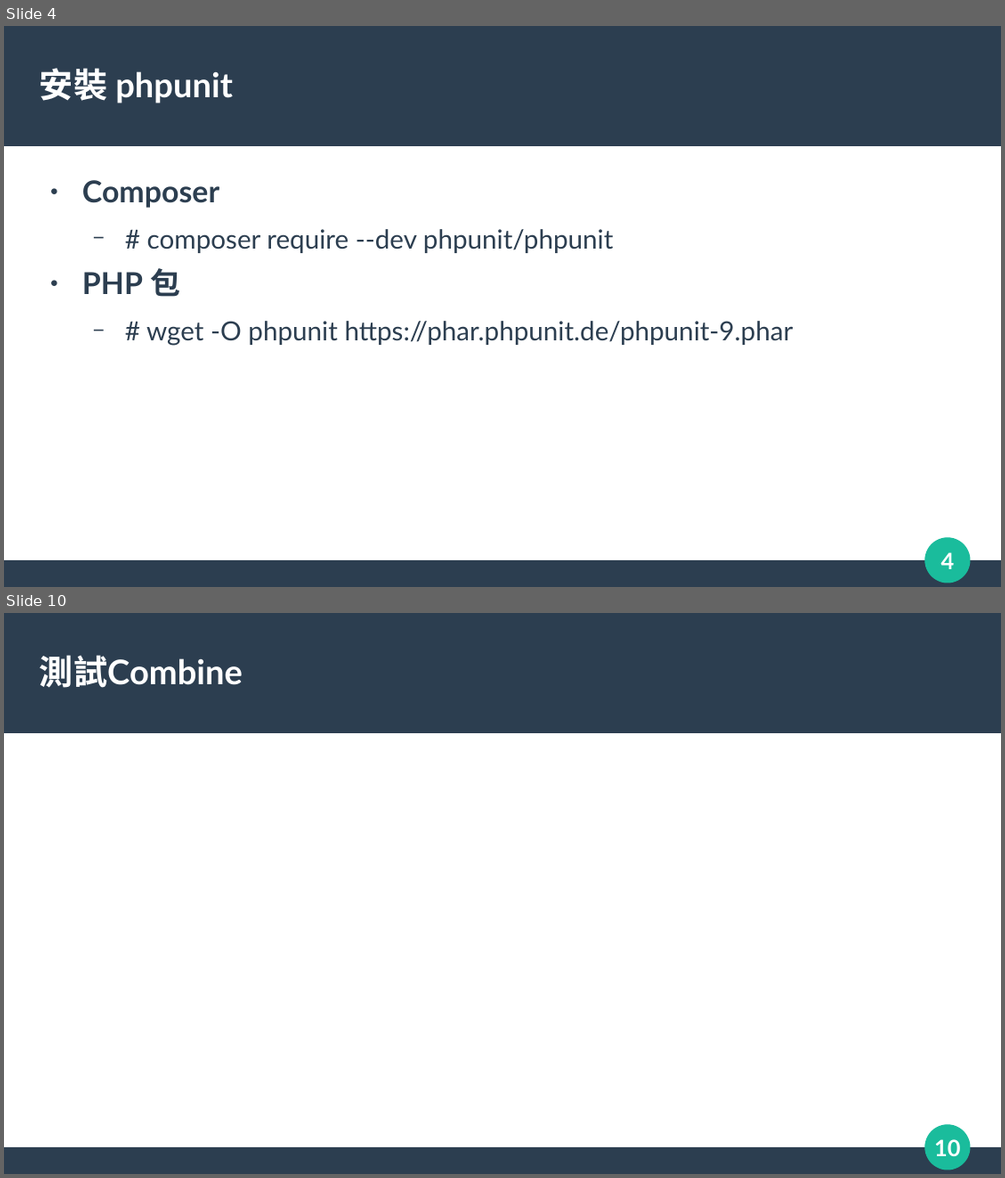
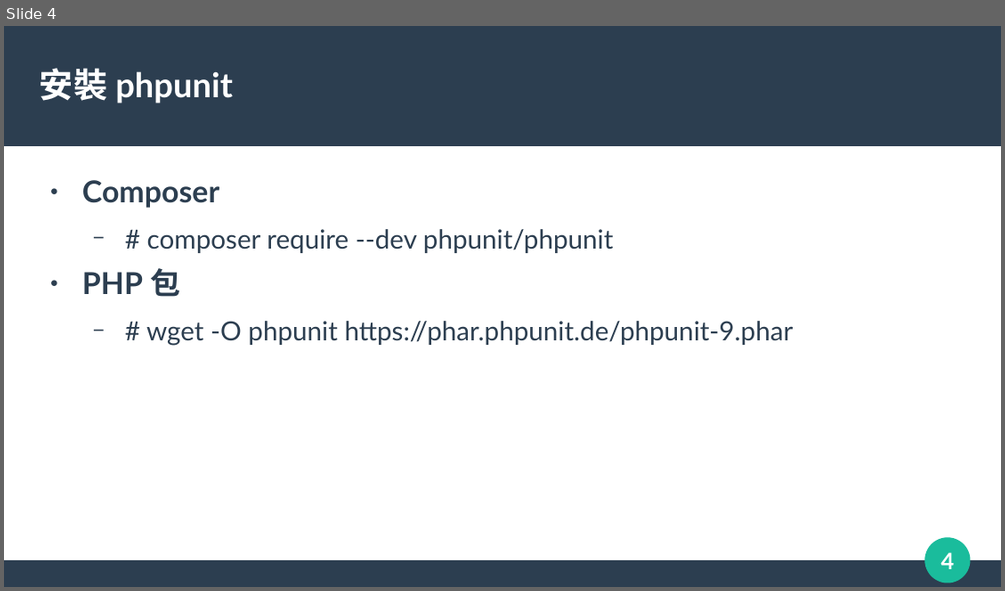
Before and after one commit to Ian-PChome/phpunit, a slide deck: PHPUnit Test.odp. Shown one above the other, each under a label of ours: slides 4 and 10 before the commit, slide 4 after it; the slides between them are not shown. The pictures are 1005x1178 and 1005x591 pixels, drawn with LibreOffice and Linux fonts; fonts in the diff are those of the drawing. Boxes give left, top, right and bottom in pixels: in the first picture for what was removed or moved away, otherwise in the second. Text is boxed around its words. In the diff, an @@ line names an element or a change of style, - is before the commit and + after.

```diff
--- a/PHPUnit Test.odp
+++ b/PHPUnit Test.odp
@@ slide 10 removed at <box>4,613,1001,1174</box>, background #FFFFFF; not listed: 4 template elements that a slide beside it also shows @@
@@ title removed at <box>40,655,243,688</box> @@
-測試Combine
```
Also in this commit, not shown: 4 slides changed, 7 slides added, 2 other slides removed, 11 other files.
